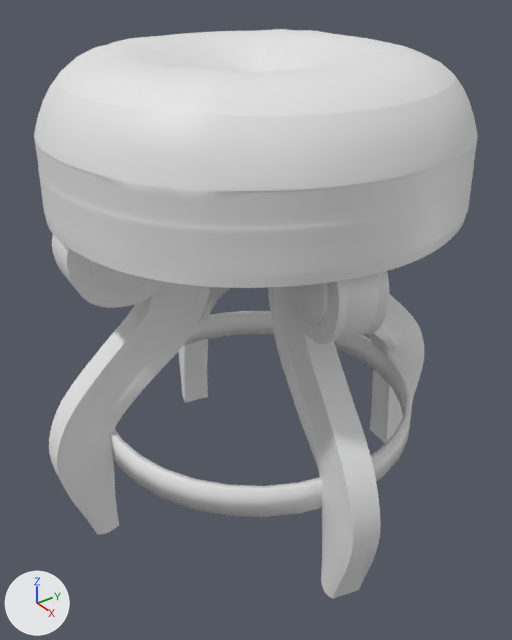
A saved change to the Blender file Chair/Chair.blend.
The view is the same before and after, from a 50 mm camera at (0.767, -2.12, 0.378) aimed at (0.016, -1.573, -0.139). The lights are fixed; the arrows at lower left show +X, +Y and +Z.
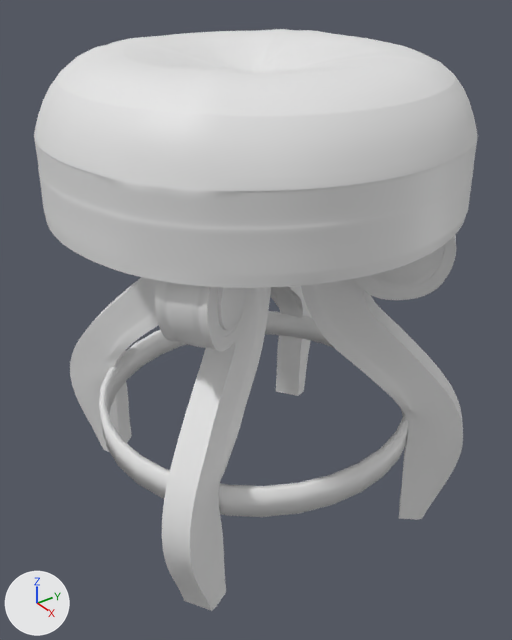
What differs and where, as boxes [x1, y1, x2, y2] in the pictures (512 x 640 px):
```json
{"object": "Plane", "change": "no longer drawn", "before": [49, 235, 424, 599]}
{"object": "Plane.003", "change": "added", "after": [155, 280, 271, 611]}
{"object": "Plane.002", "change": "added", "after": [301, 234, 463, 520]}
{"object": "Plane.004", "change": "added", "after": [70, 277, 159, 452]}
{"object": "Plane.001", "change": "added", "after": [270, 286, 312, 396]}
```

The change, as JSON lines over the scene's bpy script:
```json
{"block": "me_plane", "where": "# used by ob_plane; location = (0.032, -1.392, -0.028); rotation_euler = (1.571, 0.0, 1.472), in degrees (90, 0, 84); scale = (0.0467, 0.0467, 0.0467)"}
{"op": "remove", "block": "me_plane", "code": "me_plane.from_pydata(...)  # 706 vertices, 704 faces; spans x -2.26..3.3, y -9.13..2.31, z -0.71..0.95"}
{"op": "add", "block": "me_plane", "code": "me_plane.from_pydata(...)  # 0 vertices, 0 faces; spans empty"}
{"block": "me_plane", "change": "me_plane part 1: the whole mesh is rebuilt"}
{"op": "add", "block": "me_plane_004", "code": ["me_plane_004 = bpy.data.meshes.new('Plane.004')", "me_plane_004.from_pydata(...)  # 706 vertices, 704 faces; spans x -7.01..-1.46, y -14.08..-2.63, z -1.26..0.4", "me_plane_004.polygons.foreach_set('use_smooth', [True] * 704)"]}
{"op": "add", "block": "me_plane_003", "code": ["me_plane_003 = bpy.data.meshes.new('Plane.003')", "me_plane_003.from_pydata(...)  # 706 vertices, 704 faces; spans x -1.11..0.89, y -14.08..-2.63, z 1.41..7.06", "me_plane_003.polygons.foreach_set('use_smooth', [True] * 704)"]}
{"op": "add", "block": "me_plane_002", "code": ["me_plane_002 = bpy.data.meshes.new('Plane.002')", "me_plane_002.from_pydata(...)  # 706 vertices, 704 faces; spans x 1.46..7.01, y -14.08..-2.63, z -0.4..1.26", "me_plane_002.polygons.foreach_set('use_smooth', [True] * 704)"]}
{"op": "add", "block": "me_plane_001", "code": ["me_plane_001 = bpy.data.meshes.new('Plane.001')", "me_plane_001.from_pydata(...)  # 706 vertices, 704 faces; spans x -0.89..1.11, y -14.08..-2.63, z -7.06..-1.41", "me_plane_001.polygons.foreach_set('use_smooth', [True] * 704)"]}
{"op": "set", "path": "ob_plane.location", "old": "(0.032, -1.392, -0.028)", "new": "(0.0, -1.563, 0.203)"}
{"op": "set", "path": "ob_plane.rotation_euler", "old": "(1.571, 0.0, 1.472)", "new": "(1.571, 0.0, 0.719)", "note": "degrees (90, 0, 84) -> degrees (90, 0, 41)"}
{"op": "remove", "block": "ob_plane", "code": "_m = ob_plane.modifiers.new('Mirror', 'MIRROR')"}
{"op": "remove", "block": "ob_plane", "code": "_m.use_axis = (True, True, False)"}
{"op": "remove", "block": "ob_plane", "code": "_m.mirror_object = ob_seat"}
{"op": "add", "block": "ob_plane_004", "code": ["ob_plane_004 = bpy.data.objects.new('Plane.004', me_plane_004)", "ob_plane_004.location = (0.0, -1.563, 0.203)", "ob_plane_004.rotation_euler = (1.571, 0.0, 0.719)  # degrees (90, 0, 41)", "ob_plane_004.scale = (0.0467, 0.0467, 0.0467)", "_m = ob_plane_004.modifiers.new('Subdivision', 'SUBSURF')"]}
{"op": "add", "block": "ob_plane_003", "code": ["ob_plane_003 = bpy.data.objects.new('Plane.003', me_plane_003)", "ob_plane_003.location = (0.0, -1.563, 0.203)", "ob_plane_003.rotation_euler = (1.571, 0.0, 0.719)  # degrees (90, 0, 41)", "ob_plane_003.scale = (0.0467, 0.0467, 0.0467)", "_m = ob_plane_003.modifiers.new('Subdivision', 'SUBSURF')"]}
{"op": "add", "block": "ob_plane_002", "code": ["ob_plane_002 = bpy.data.objects.new('Plane.002', me_plane_002)", "ob_plane_002.location = (0.0, -1.563, 0.203)", "ob_plane_002.rotation_euler = (1.571, 0.0, 0.719)  # degrees (90, 0, 41)", "ob_plane_002.scale = (0.0467, 0.0467, 0.0467)", "_m = ob_plane_002.modifiers.new('Subdivision', 'SUBSURF')"]}
{"op": "add", "block": "ob_plane_001", "code": ["ob_plane_001 = bpy.data.objects.new('Plane.001', me_plane_001)", "ob_plane_001.location = (0.0, -1.563, 0.203)", "ob_plane_001.rotation_euler = (1.571, 0.0, 0.719)  # degrees (90, 0, 41)", "ob_plane_001.scale = (0.0467, 0.0467, 0.0467)", "_m = ob_plane_001.modifiers.new('Subdivision', 'SUBSURF')"]}
```
